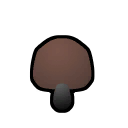
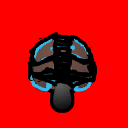
Layered file, before and after one edit (128x128). Changes by layer:
added layer "p-a-sketch" above "c-sketch" over [27, 32, 97, 89]
added layer "c-sketch" above "Beaver_north.png" over [28, 34, 95, 92]
added layer "bg" over [0, 0, 128, 128]
